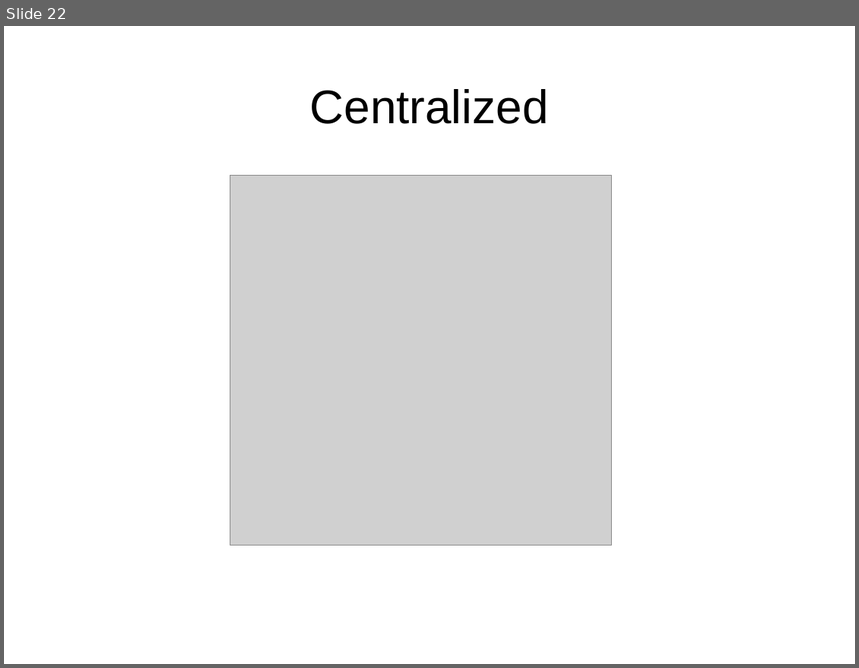
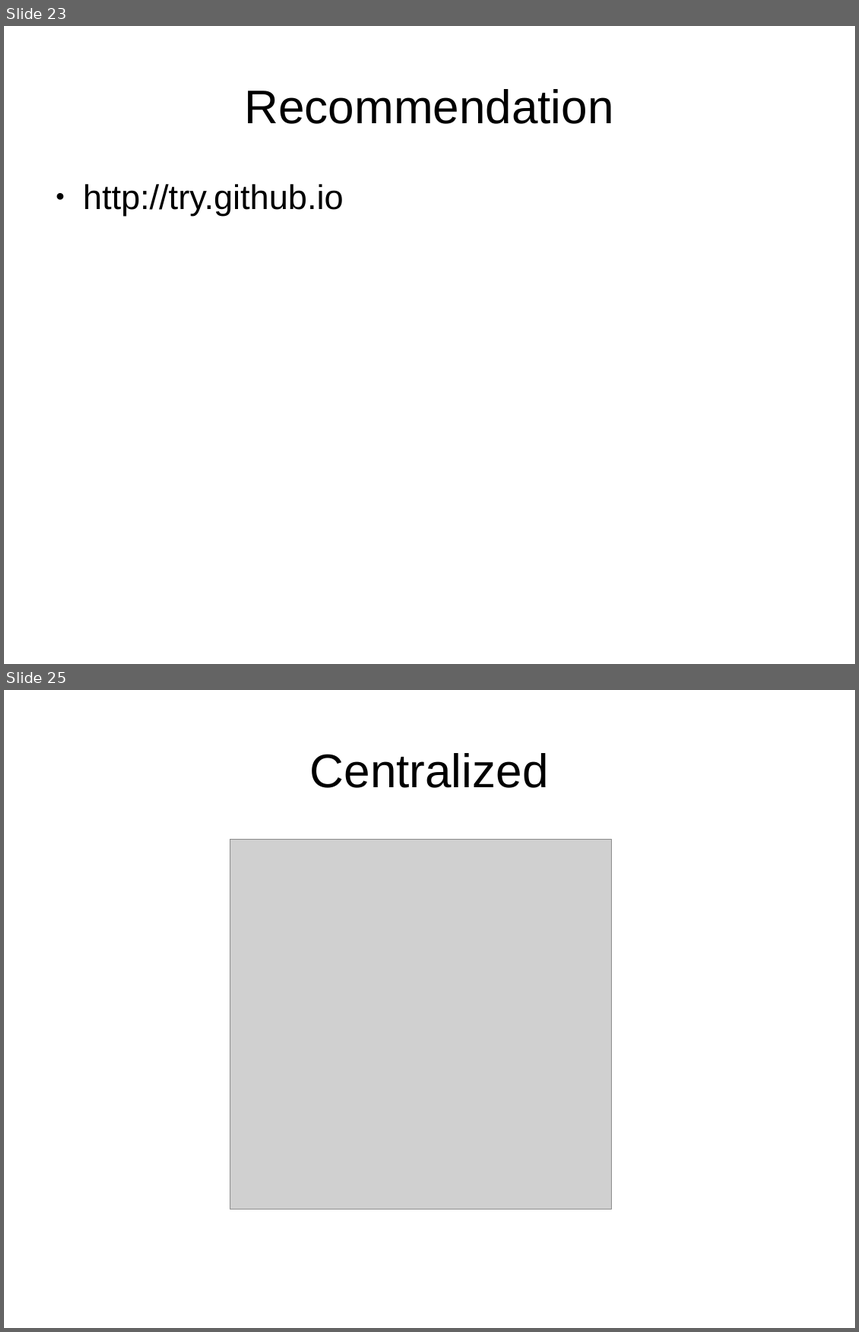
Before and after one commit to aminhjz-old/learngitthehardway, a slide deck: learngitthehardway.odp. Shown one above the other, each under a label of ours: slide 22 before the commit, slides 23 and 25 after it; the slides between them are not shown. The pictures are 859x668 and 859x1332 pixels, drawn with LibreOffice and Linux fonts; fonts in the diff are those of the drawing; grey boxes stand for pictures. Boxes give left, top, right and bottom in pixels: in the first picture for what was removed or moved away, otherwise in the second. Text is boxed around its words. In the diff, an @@ line names an element or a change of style, - is before the commit and + after.

```diff
--- a/learngitthehardway.odp
+++ b/learngitthehardway.odp
@@ slide 23 added at box(4, 26, 855, 664), background #FFFFFF @@
@@ title added at box(244, 89, 614, 124), 44 pt, text #000000 @@
+Recommendation
@@ text added at box(83, 184, 344, 216), 32 pt, text #000000 @@
+● http://try.github.io
@@ what was slide 22 is now slide 25 @@
```
Also in this commit, not shown: 5 slides changed, 2 other slides added, 1 other file.
